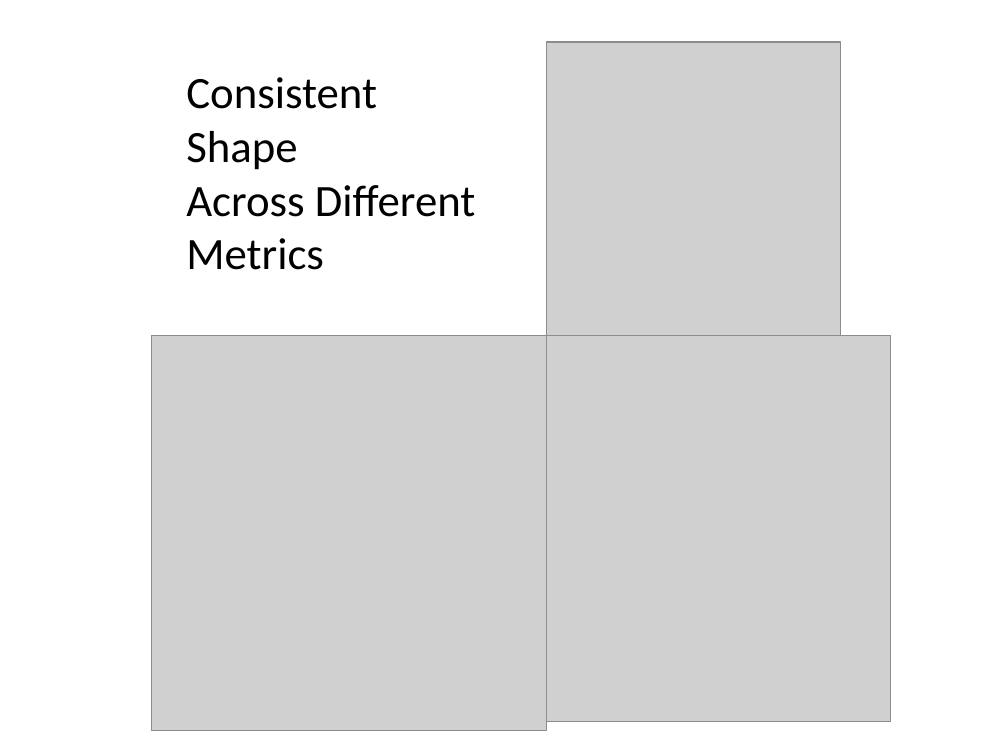
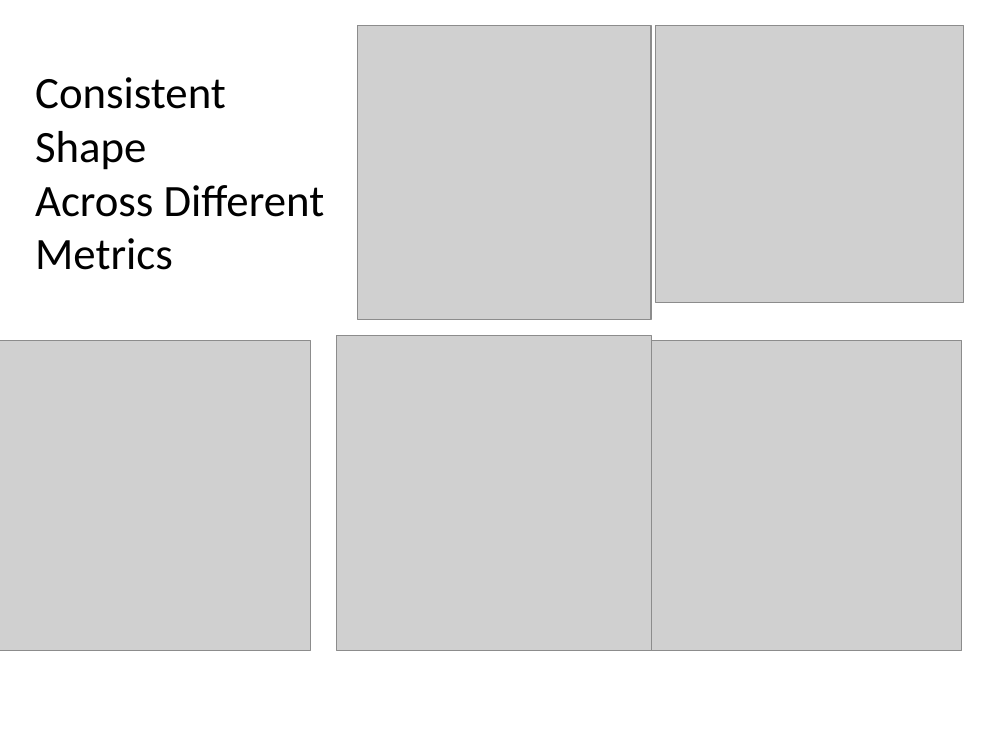
Before and after one commit to andy-olstad/POGSproj2, a slide deck: slide 12 of project_2_presentation.pptx. Drawn at 1008x756 pixels with LibreOffice and Linux fonts; fonts in the diff are those of the drawing; grey boxes stand for pictures. Boxes give left, top, right and bottom in pixels: in the first picture for what was removed or moved away, otherwise in the second. Text is boxed around its words. In the diff, an @@ line names an element or a change of style, - is before the commit and + after.

Commit message:
Andy added median graph

```diff
--- a/project_2_presentation.pptx
+++ b/project_2_presentation.pptx
@@ picture: place and size @@
-picture at [546,42,841,336]
+picture at [357,26,651,320]
@@ picture added at [655,26,964,302] @@
@@ text "Consistent Shape": place and size @@
-text "Consistent Shape" at [186,77,476,270]
+text "Consistent Shape" at [35,77,325,270]
@@ picture: place and size @@
-picture at [151,336,546,731]
+picture at [0,341,310,651]
@@ picture: place and size @@
-picture at [504,336,891,722]
+picture at [336,336,651,650]
@@ picture added at [651,341,962,651] @@
```
